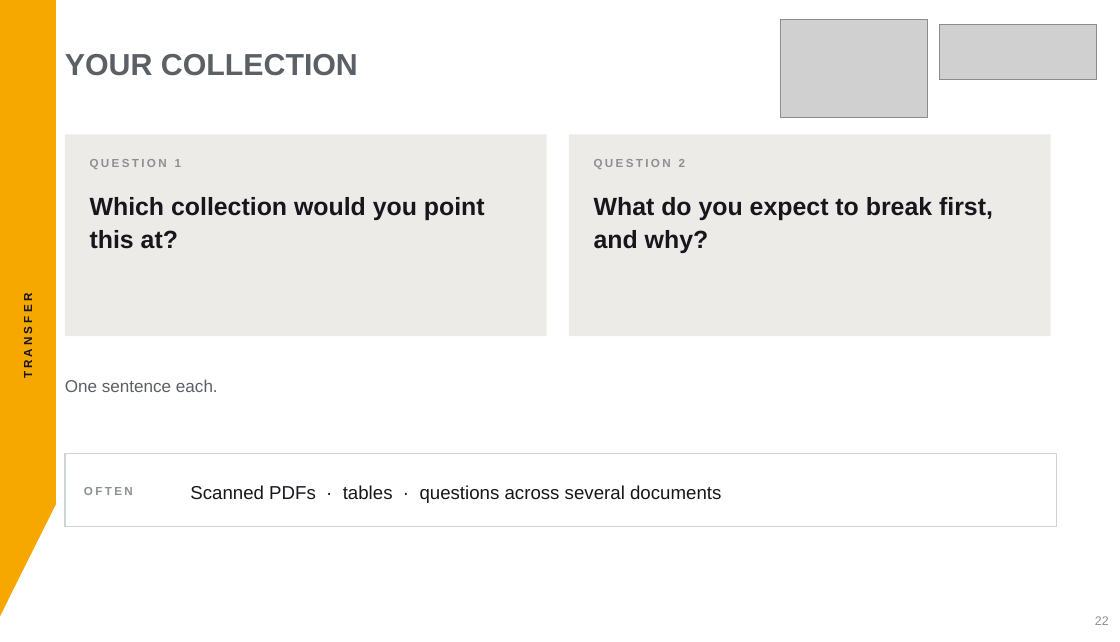
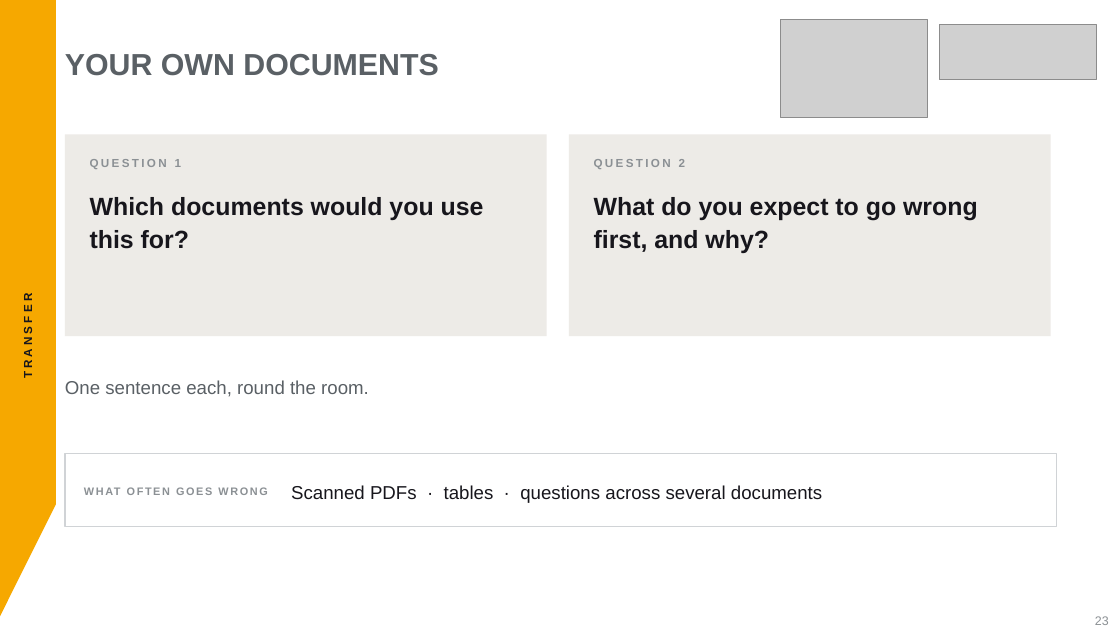
Before and after one commit to aihpi/workshop-rag-basics, a slide deck: slide 23 of workshop/slides/rag-workshop.pptx (slide 22 before the commit). Drawn at 1120x642 pixels with LibreOffice and Linux fonts; fonts in the diff are those of the drawing; grey boxes stand for pictures. Boxes give left, top, right and bottom in pixels: in the first picture for what was removed or moved away, otherwise in the second. Text is boxed around its words. In the diff, an @@ line names an element or a change of style, - is before the commit and + after.

```diff
--- a/workshop/slides/rag-workshop.pptx
+++ b/workshop/slides/rag-workshop.pptx
@@ text at (65,54,438,76): text changed @@
-YOUR COLLECTION
+YOUR OWN DOCUMENTS
@@ text at (90,197,484,249): text changed @@
-Which collection would you point this at?
+Which documents would you use this for?
@@ text at (594,197,978,253): text changed @@
-What do you expect to break first, and why?
+What do you expect to go wrong first, and why?
@@ text at (65,380,369,397): text changed; size 22 to 24 pt @@
-One sentence each.
+One sentence each, round the room.
@@ text "Scanned PDFs · tables · ...": place and size @@
-text "Scanned PDFs · tables · ..." at (190,485,721,503)
+text "Scanned PDFs · tables · ..." at (291,485,822,503)
@@ text at (84,487,133,495): text changed; size 15 to 14 pt @@
-OFTEN
+WHAT OFTEN GOES WRONG
```
Also in this commit, not shown: 8 other slides changed, 1 slide added, 4 other files.
